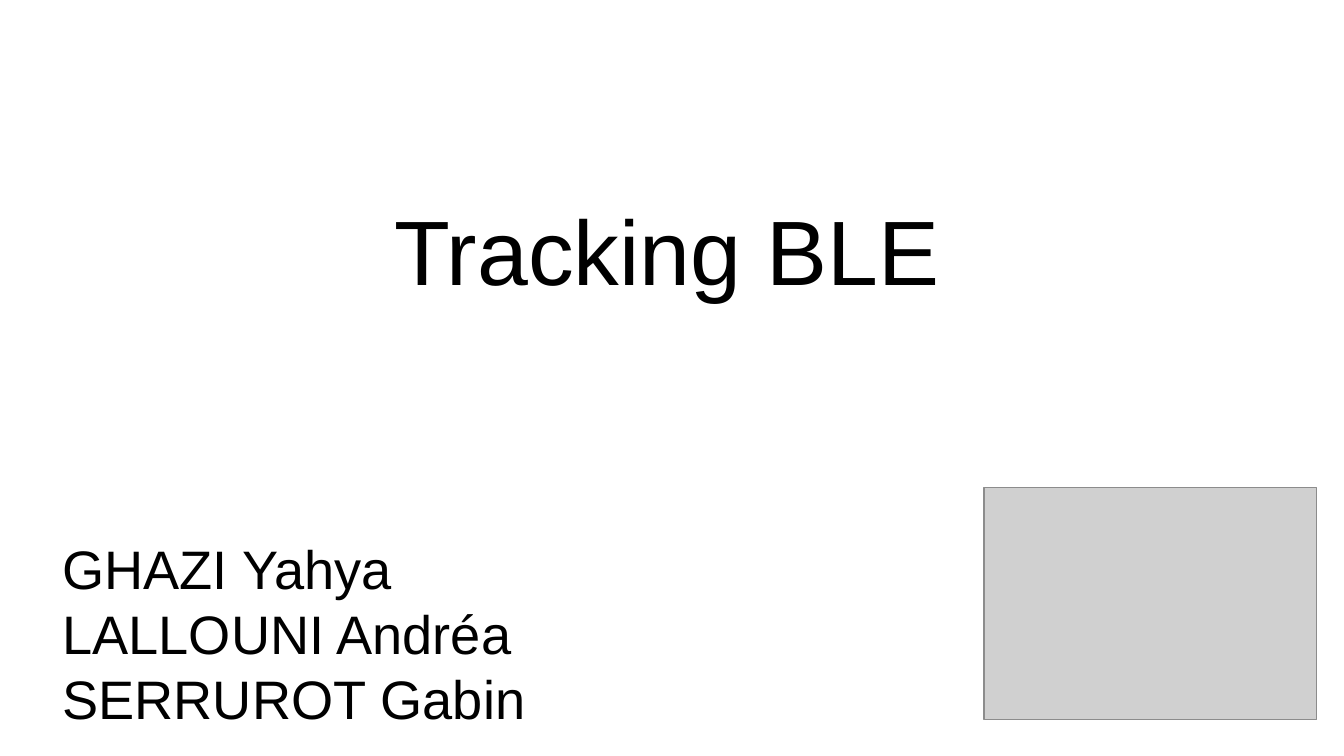
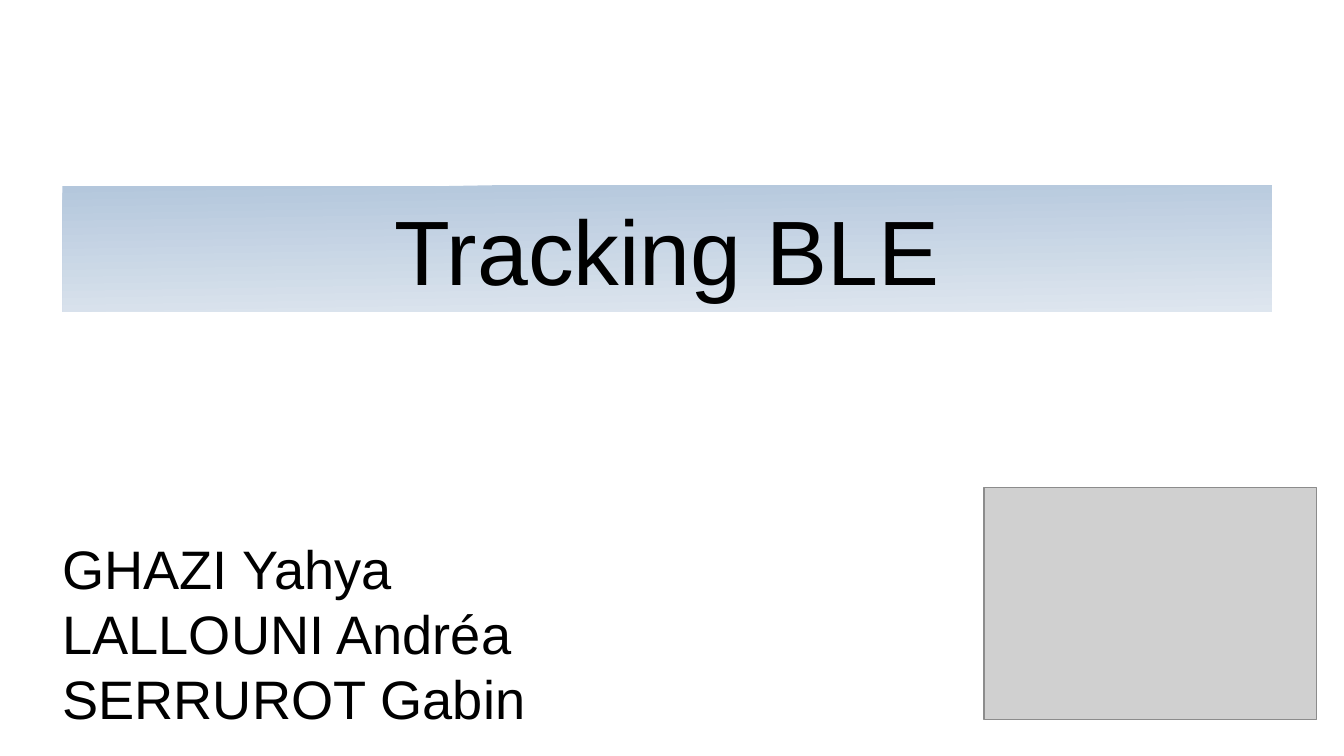
Before and after one commit to Gabin221/Tracking-BLE-documents, a slide deck: slide 1 of Revues/Revues1/presentation_yahya_andrea_gabin.odp. Drawn at 1344x756 pixels with LibreOffice and Linux fonts; fonts in the diff are those of the drawing; grey boxes stand for pictures; background and template pictures are left out. Boxes give left, top, right and bottom in pixels: in the first picture for what was removed or moved away, otherwise in the second. Text is boxed around its words. In the diff, an @@ line names an element or a change of style, - is before the commit and + after.

```diff
--- a/Revues/Revues1/presentation_yahya_andrea_gabin.odp
+++ b/Revues/Revues1/presentation_yahya_andrea_gabin.odp
@@ title "Tracking BLE": place and size @@
-title "Tracking BLE" at <box>394,218,940,302</box>
+title "Tracking BLE" at <box>62,185,1272,312</box>
@@ title "Tracking BLE" at <box>62,185,1272,312</box>: fill none to gradient #B4C7DC to #DEE6EF @@
```
Also in this commit, not shown: 24 other slides changed, 7 other files.
